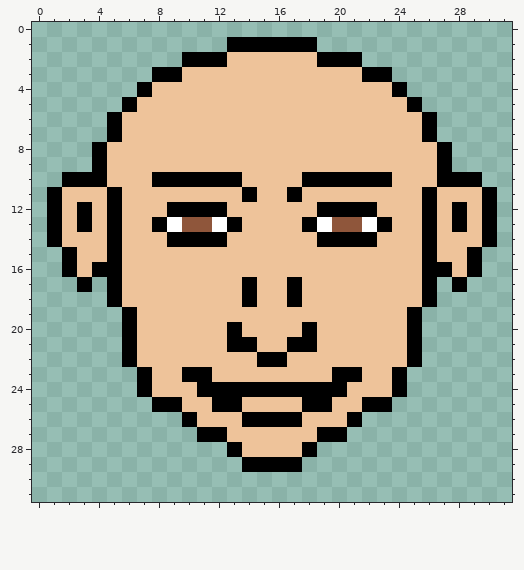
Two states of a pixel-art file, portrait.aseprite. Above, as it was before the edit.
32x32 pixels, 1 frame.
After:
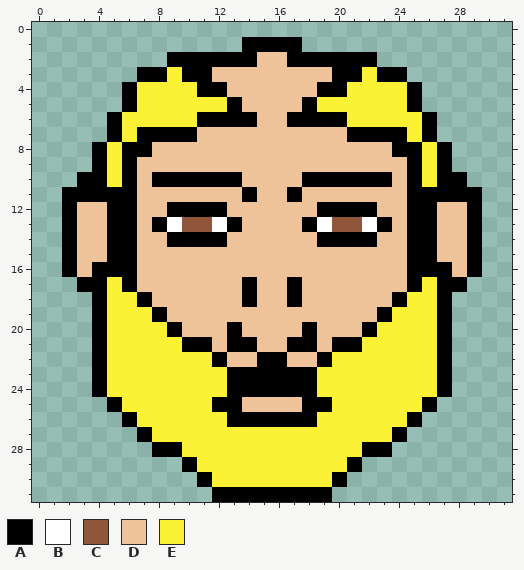
Palette (. is transparent): A #000000  B #ffffff  C #8f563b  D #eec39a  E #fbf236
Difference:
layer "Heads/Head2" now shown
layer "Heads/Head5" now hidden
layer "Beards/Beard1" added
layer "Mouths/Mouth4" now shown
layer "Mouths/Mouth3" now hidden
layer "Ears/Ears2" now shown
layer "Ears/Ears3" now hidden
layer "Hair/Hair6" added
Colour A is added in row 2 at x 9 and 22; in row 3 at x 7 and 24; in row 4 at x 6 and 25; in rows 17 to 24 at x 4 and 27; in row 25 at x 5 and 26; in row 26 at x 6 and 25.
Colour A is added in row 27 at x 7 and 24; in row 28 at x 8 to 9 and 22 to 23; in row 29 at x 10 and 21; in row 30 at x 11 and 20; in row 31 at x 12 to 19.
Colour A replaces colour D in row 2 at x 13 to 14 and 17 to 18; in row 3 at x 10 to 11 and 20 to 21; in row 4 at x 11 to 12 and 19 to 20; in row 5 at x 13 and 18; in row 6 at x 11 to 14 and 17 to 20; in row 7 at x 7 to 10 and 21 to 24.
Colour A replaces colour D in row 8 at x 6 to 7 and 24 to 25; in rows 9 to 10 at x 6 and 25; in row 11 at x 2 to 4, 6, 25 and 27 to 29; in rows 12 to 14 at x 2, 6, 25 and 29; in rows 15 to 17 at x 6 and 25; in row 18 at x 7 and 24.
Colour A replaces colour D in row 19 at x 8 and 23; in row 20 at x 9 and 22; in row 21 at x 10 to 11 and 20 to 21; in row 22 at x 12 and 19; in row 23 at x 13 to 18; in row 26 at x 13 and 18.
Colour D replaces colour A in rows 12 to 13 at x 3 and 28.
Colour E is added in rows 19 to 22 at x 5 and 26; in rows 23 to 24 at x 5 to 6 and 25 to 26; in row 25 at x 6 to 7 and 24 to 25; in row 26 at x 7 to 9 and 22 to 24; in row 27 at x 8 to 10 and 21 to 23; in row 28 at x 10 to 12 and 19 to 21.
Colour E is added in row 29 at x 11 to 13 and 18 to 20; in row 30 at x 12 to 19.
Colour E replaces colour A in row 3 at x 9 and 22; in row 4 at x 7 and 24; in rows 17 to 18 at x 5 and 26; in rows 19 to 22 at x 6 and 25; in row 23 at x 7, 10 to 11, 20 to 21 and 24; in row 24 at x 7, 11 to 12, 19 to 20 and 24.
Colour E replaces colour A in row 25 at x 8 to 9 and 22 to 23; in row 26 at x 10 and 21; in row 27 at x 11 to 12 and 19 to 20; in row 28 at x 13 and 18; in row 29 at x 14 to 17.
Colour E replaces colour D in row 4 at x 8 to 10 and 21 to 23; in row 5 at x 7 to 12 and 19 to 24; in row 6 at x 6 to 10 and 21 to 25; in row 7 at x 6 and 25; in rows 8 to 10 at x 5 and 26; in row 18 at x 6 and 25.
Colour E replaces colour D in row 19 at x 7 and 24; in row 20 at x 7 to 8 and 23 to 24; in row 21 at x 7 to 9 and 22 to 24; in row 22 at x 7 to 11 and 20 to 24; in row 23 at x 8 to 9, 12, 19 and 22 to 23; in row 24 at x 8 to 10 and 21 to 23.
Colour E replaces colour D in row 25 at x 10 to 11 and 20 to 21; in row 26 at x 11 to 12 and 19 to 20; in row 27 at x 13 to 18; in row 28 at x 14 to 17.
Colour A is removed in row 1 at x 13 and 18; in row 10 at x 2 and 29; in rows 11 to 14 at x 1 and 30.
Pixel boxes of the changes (left, top, right, bottom) in both pictures:
changed: (47, 37, 497, 502)
